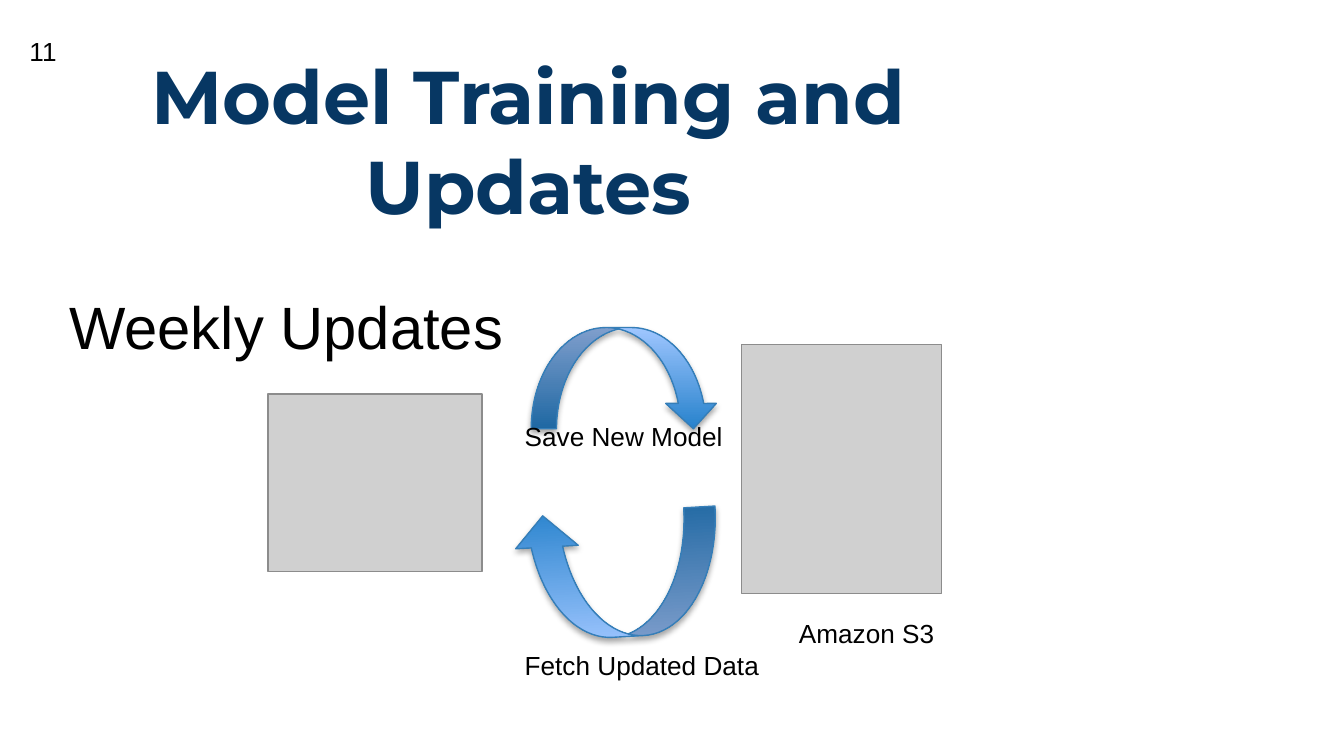
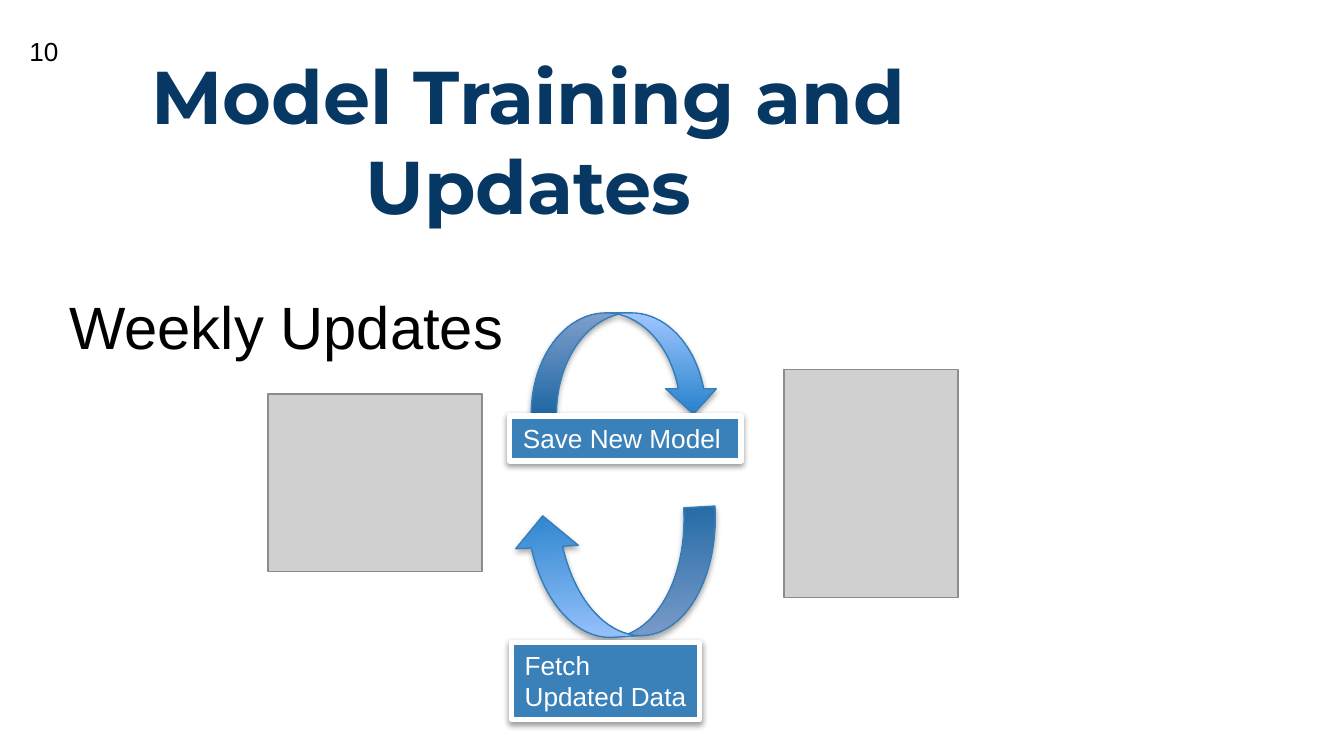
Before and after one commit to sherlockjjj/T-Watch, a slide deck: slide 10 of Capstone.pptx (slide 11 before the commit). Drawn at 1344x756 pixels with LibreOffice and Linux fonts; fonts in the diff are those of the drawing; grey boxes stand for pictures; background and template pictures are left out. Boxes give left, top, right and bottom in pixels: in the first picture for what was removed or moved away, otherwise in the second. Text is boxed around its words. In the diff, an @@ line names an element or a change of style, - is before the commit and + after.

```diff
--- a/Capstone.pptx
+++ b/Capstone.pptx
@@ page number at (29,42,58,62): text changed @@
-11
+10
@@ curved down arrow: place and size @@
-curved down arrow at (531,328,718,429)
+curved down arrow at (531,313,718,414)
@@ picture: place and size @@
-picture at (742,345,942,594)
+picture at (784,370,957,598)
@@ rectangle "Save New Model": place and size @@
-rectangle "Save New Model" at (525,425,722,447)
+rectangle "Save New Model" at (509,415,741,461)
@@ rectangle "Save New Model" at (509,415,741,461): text colour #000000 to #FFFFFF; fill none to #3A81BA; outline none to #FFFFFF 3 pt; shadow on @@
@@ text removed at (799,624,934,644) @@
-Amazon S3
@@ rectangle "Fetch Updated Data" at (512,642,700,719): text colour #000000 to #FFFFFF; fill none to #3A81BA; outline none to #FFFFFF 3 pt; shadow on @@
@@ rectangle "Fetch Updated Data": place and size @@
-rectangle "Fetch Updated Data" at (525,656,759,681)
+rectangle "Fetch Updated Data" at (512,642,700,719)
```
Also in this commit, not shown: 5 other slides changed, 5 slides added, 14 slides removed.
